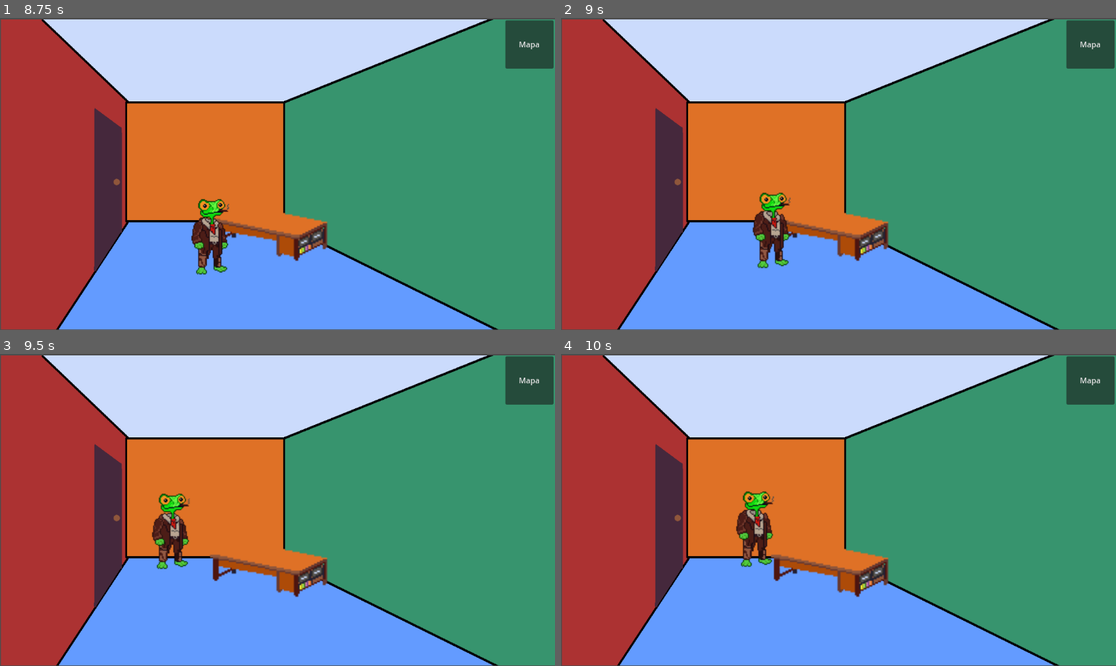
Above: before the commit, frames 1-4 (two rows, left to right).
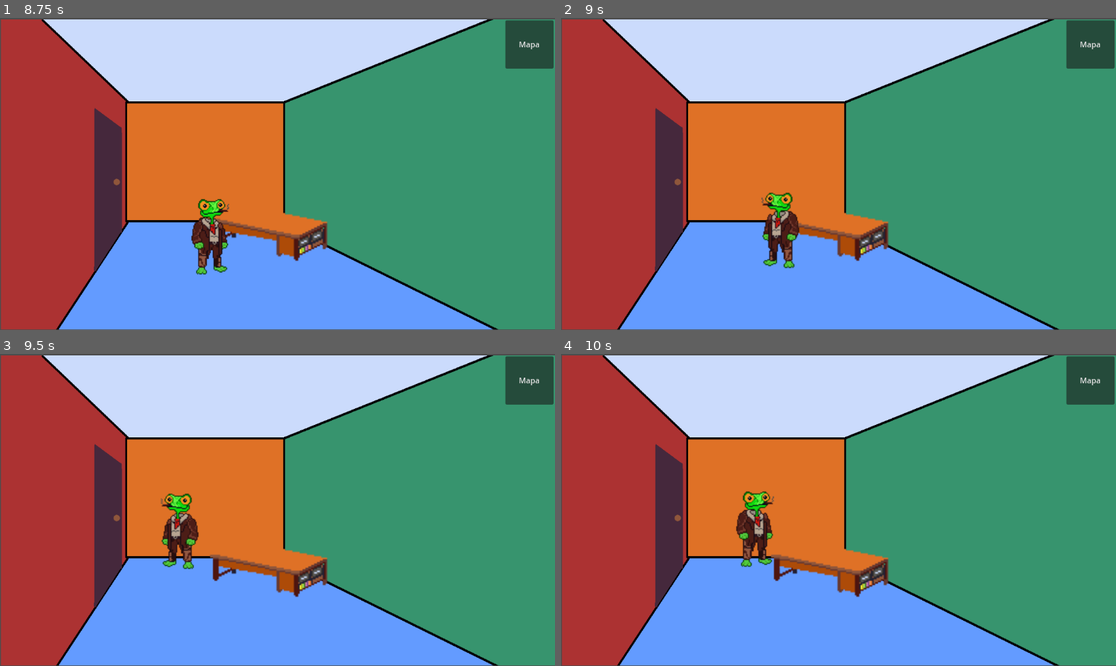
Above: after the commit, the same moments.

Repository: LordPapin/P_M_y_M
Game: Godot game, scene res://scenas/nivel_1/nivel_1.tscn
Same seed, same stepped clock (60 frames per second), same inputs: the game is played once before the commit and once after it. Before the commit the project has no main scene; this scene is started directly in both runs.
Inputs (mouse positions are in pixels of both pictures, inside the frame that each line leads up to):
- Up to frame 1 (8.75 s): click "Mapa" at 0.5 s; click "cerrar" at 1.25 s; click "Mapa" at 2 s; click "oficina" at 2.75 s; click "Mapa" at 3.5 s; click "Bar" at 4.25 s; click "Mapa" at 5 s; click "cerrar" at 5.75 s; click "Mapa" at 6.5 s; click "oficina" at 7.25 s; move the mouse to (399, 158) at 8.02 s; press the mouse at (399, 158) at 8.03 s
- Up to frame 2 (9 s): move the mouse to (727, 189) at 8.77 s; release the mouse at (727, 189) at 8.78 s; click (727, 189) at 8.85 s
- Up to frame 3 (9.5 s): no input
- Up to frame 4 (10 s): move the mouse to (894, 441) at 9.52 s; press the mouse at (894, 441) at 9.53 s

Frame 1 is identical in both runs. In frame 2, 1.4% of the frame differs, in the area x 34-43%, y 55-81%; in frame 3, 1.4%; in frame 4, nothing differs.

Commit message:
menú y cambios en el movimiento
se realizo el menú del juego y cambios en los Sprite de movimiento izquierda y derecha de Luther

Diff:
--- a/p-m-y-m/luther.gd
+++ b/p-m-y-m/luther.gd
@@ -13,16 +13,17 @@
 func _unhandled_input(event: InputEvent) -> void:
 	if event is InputEventMouseButton and event.button_index == MOUSE_BUTTON_LEFT and event.pressed:
 		set_movement_target(get_global_mouse_position())
-		cambio_direccion()
+
 
 func set_movement_target(target_point: Vector2):
 	nav_agent.target_position = target_point
 
-func cambio_direccion():
-	if up_direction.x < 0:
-		sprite_2d.flip_h = true
-	else: sprite_2d.flip_h = false
-	pass
+
+func cambio_direccion(direccion_x: float):
+	if direccion_x < 0:
+		sprite_2d.flip_h = true  # Va hacia la izquierda, voltear sprite
+	elif direccion_x > 0:
+		sprite_2d.flip_h = false # Va hacia la derecha, sprite normal
 
 func _physics_process(_delta: float) -> void:
 	if nav_agent.is_navigation_finished():
@@ -34,4 +35,6 @@
 	var new_velocity: Vector2 = (next_path_position - current_agent_position).normalized() * speed
 
 	velocity = new_velocity
+	cambio_direccion(velocity.x)
+
 	move_and_slide()
--- a/p-m-y-m/project.godot
+++ b/p-m-y-m/project.godot
@@ -11,6 +11,7 @@
 [application]
 
 config/name="P_M_y_M"
+run/main_scene="uid://b1t81e71vj413"
 config/features=PackedStringArray("4.5", "Forward Plus")
 config/icon="res://icon.svg"
 
--- /dev/null
+++ b/p-m-y-m/scenas/menu/menu.gd
@@ -0,0 +1,12 @@
+extends Node2D
+
+
+
+func _on_salir_button_down() -> void:
+	get_tree().quit()
+	pass # Replace with function body.
+
+
+func _on_jugar_button_down() -> void:
+	get_tree().change_scene_to_file("res://scenas/nivel_1/nivel_1.tscn")
+	pass # Replace with function body.
--- /dev/null
+++ b/p-m-y-m/scenas/menu/menu.tscn
@@ -0,0 +1,50 @@
+[gd_scene load_steps=4 format=3 uid="uid://b1t81e71vj413"]
+
+[ext_resource type="Texture2D" uid="uid://bh4ckbwe70pt" path="res://assets/menu/Menu.jpeg" id="1_gujd1"]
+[ext_resource type="Script" uid="uid://blfwxla55x41y" path="res://scenas/menu/menu.gd" id="1_jnsrb"]
+[ext_resource type="FontFile" uid="uid://pvbcgefx6j7t" path="res://fuentes/retropix.otf" id="2_5llyq"]
+
+[node name="menu" type="Node2D"]
+script = ExtResource("1_jnsrb")
+
+[node name="Menu" type="Sprite2D" parent="."]
+position = Vector2(576.5, 322.75)
+scale = Vector2(5.795, 6.5549994)
+texture = ExtResource("1_gujd1")
+
+[node name="jugar" type="Button" parent="."]
+offset_left = 171.0
+offset_top = 338.0
+offset_right = 362.0
+offset_bottom = 396.0
+theme_override_colors/font_color = Color(0.93101174, 0.8535803, 0.8578796, 1)
+theme_override_colors/font_hover_color = Color(0.33426186, 0.78491503, 0.89299864, 1)
+theme_override_fonts/font = ExtResource("2_5llyq")
+theme_override_font_sizes/font_size = 45
+text = "jugar"
+flat = true
+
+[node name="salir" type="Button" parent="."]
+offset_left = 168.0
+offset_top = 410.0
+offset_right = 359.0
+offset_bottom = 468.0
+theme_override_colors/font_color = Color(0.93101174, 0.8535803, 0.8578796, 1)
+theme_override_colors/font_hover_color = Color(0.33333334, 0.78431374, 0.89411765, 1)
+theme_override_fonts/font = ExtResource("2_5llyq")
+theme_override_font_sizes/font_size = 45
+text = "salir"
+flat = true
+
+[node name="Label" type="Label" parent="."]
+offset_left = 53.0
+offset_top = 31.0
+offset_right = 1100.0
+offset_bottom = 140.0
+theme_override_colors/font_color = Color(0.11764706, 1, 1, 1)
+theme_override_fonts/font = ExtResource("2_5llyq")
+theme_override_font_sizes/font_size = 100
+text = "pistas moscas y misterios"
+
+[connection signal="button_down" from="jugar" to="." method="_on_jugar_button_down"]
+[connection signal="button_down" from="salir" to="." method="_on_salir_button_down"]
Binary file added: p-m-y-m/assets/menu/Menu.jpeg
Not shown, added: p-m-y-m/assets/menu/Menu.jpeg.import
Binary file added: p-m-y-m/assets/nivel_2/Boceto NP1C.png
Not shown, added: p-m-y-m/assets/nivel_2/Boceto NP1C.png.import
Binary file added: p-m-y-m/fuentes/retropix.otf
Not shown, added: p-m-y-m/fuentes/retropix.otf.import
Not shown, added: p-m-y-m/scenas/menu/menu.gd.uid
Not shown: 1 places in p-m-y-m/scenas/nivel_1/nivel_1.tscn that only renumber resources
